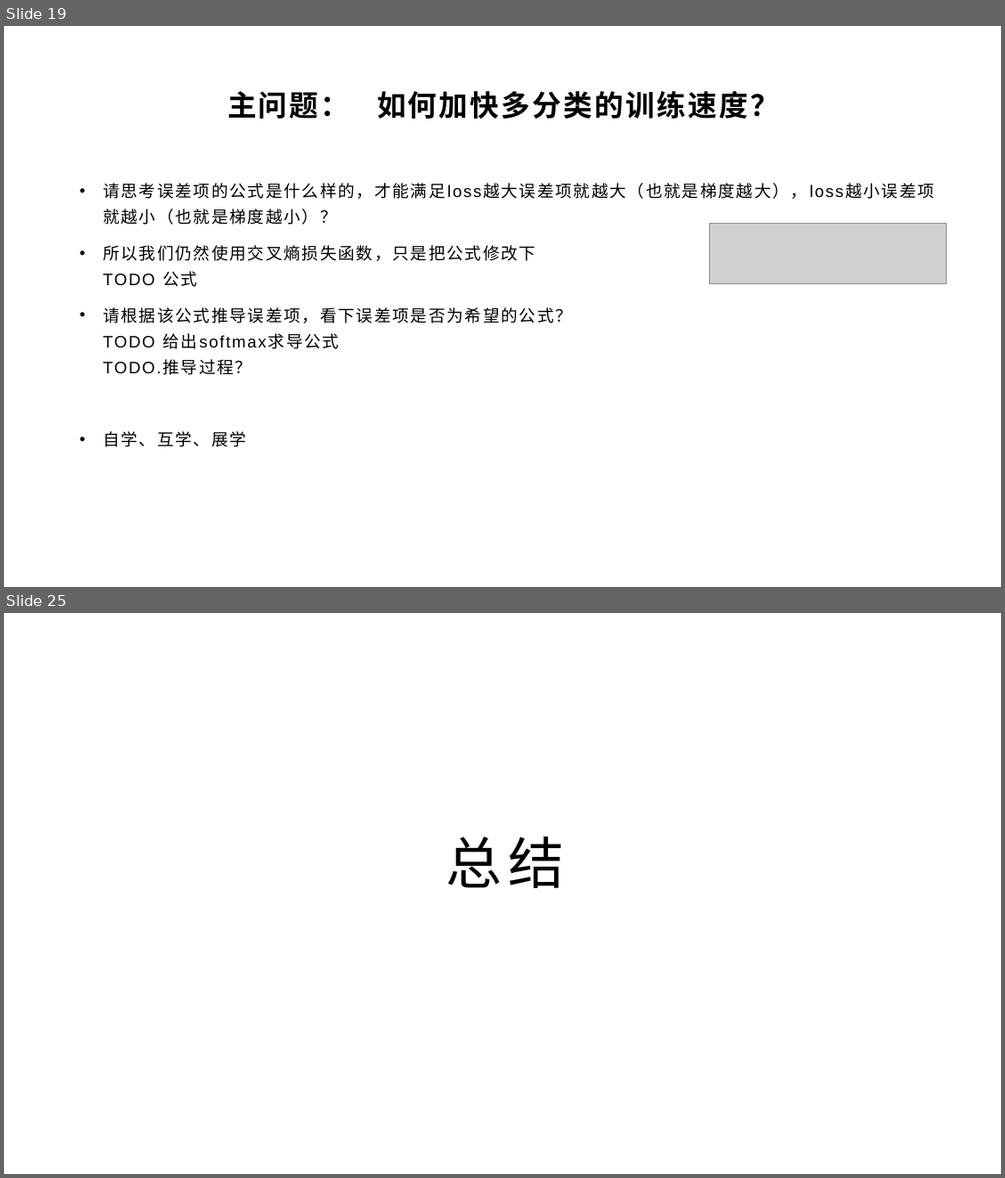
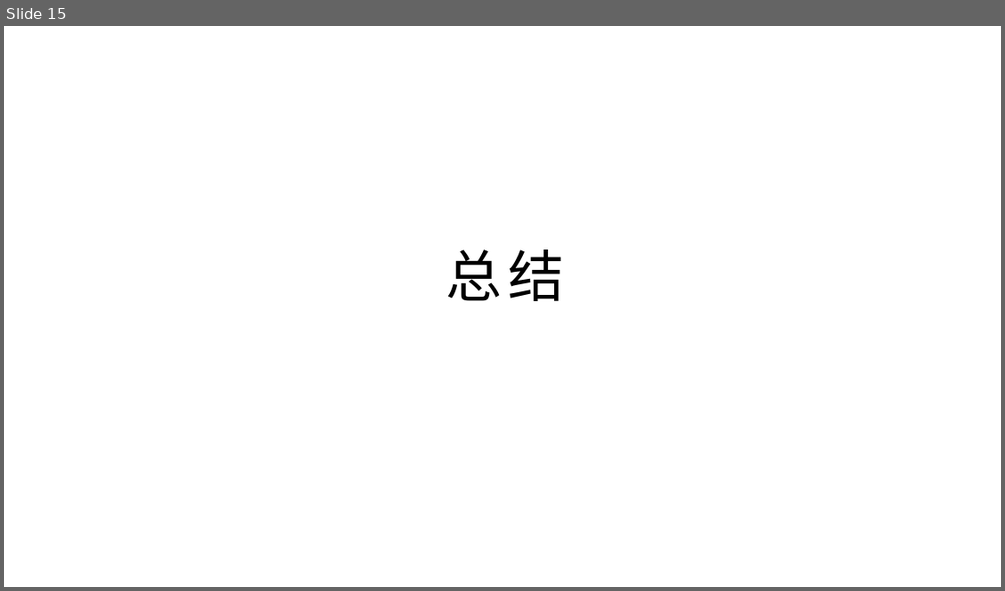
Before and after one commit to yyc-git/DeepLearningEdu, a slide deck: lessons/7_mini_batch/ppt/使用小批量随机梯度下降.pptx. Shown one above the other, each under a label of ours: slides 19 and 25 before the commit, slide 15 after it; the slides between them are not shown. The pictures are 1005x1178 and 1005x591 pixels, drawn with LibreOffice and Linux fonts; fonts in the diff are those of the drawing; grey boxes stand for pictures; background and template pictures are left out. Boxes give left, top, right and bottom in pixels: in the first picture for what was removed or moved away, otherwise in the second. Text is boxed around its words. In the diff, an @@ line names an element or a change of style, - is before the commit and + after.

```diff
--- a/lessons/7_mini_batch/ppt/使用小批量随机梯度下降.pptx
+++ b/lessons/7_mini_batch/ppt/使用小批量随机梯度下降.pptx
@@ slide 19 removed at (4,26,1001,587), background picture (left out) @@
@@ title removed at (227,91,779,119) @@
-主问题： 如何加快多分类的训练速度？
@@ text removed at (103,183,807,447) @@
-• 请思考误差项的公式是什么样的，才能满足loss越大误差项就越大（也就是梯度越大），loss越小误差项就越小（也就是梯度越小）？
-• 所以我们仍然使用交叉熵损失函数，只是把公式修改下
-  TODO 公式
-• 请根据该公式推导误差项，看下误差项是否为希望的公式？
-  TODO 给出softmax求导公式
-  TODO.推导过程？
-• 自学、互学、展学
@@ picture removed at (709,224,947,284) @@
@@ what was slide 25 is now slide 15 @@
```
Also in this commit, not shown: 12 slides changed, 1 slide added, 10 other slides removed, 2 other files.
